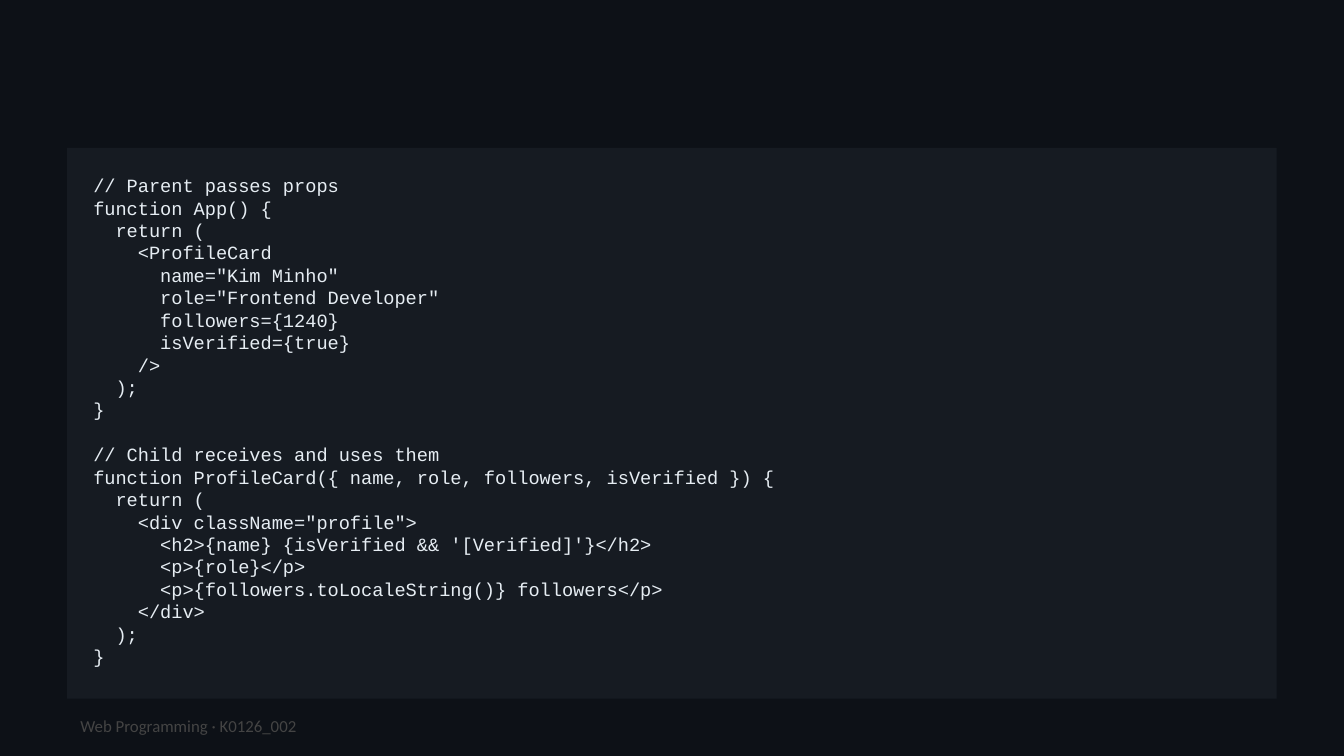
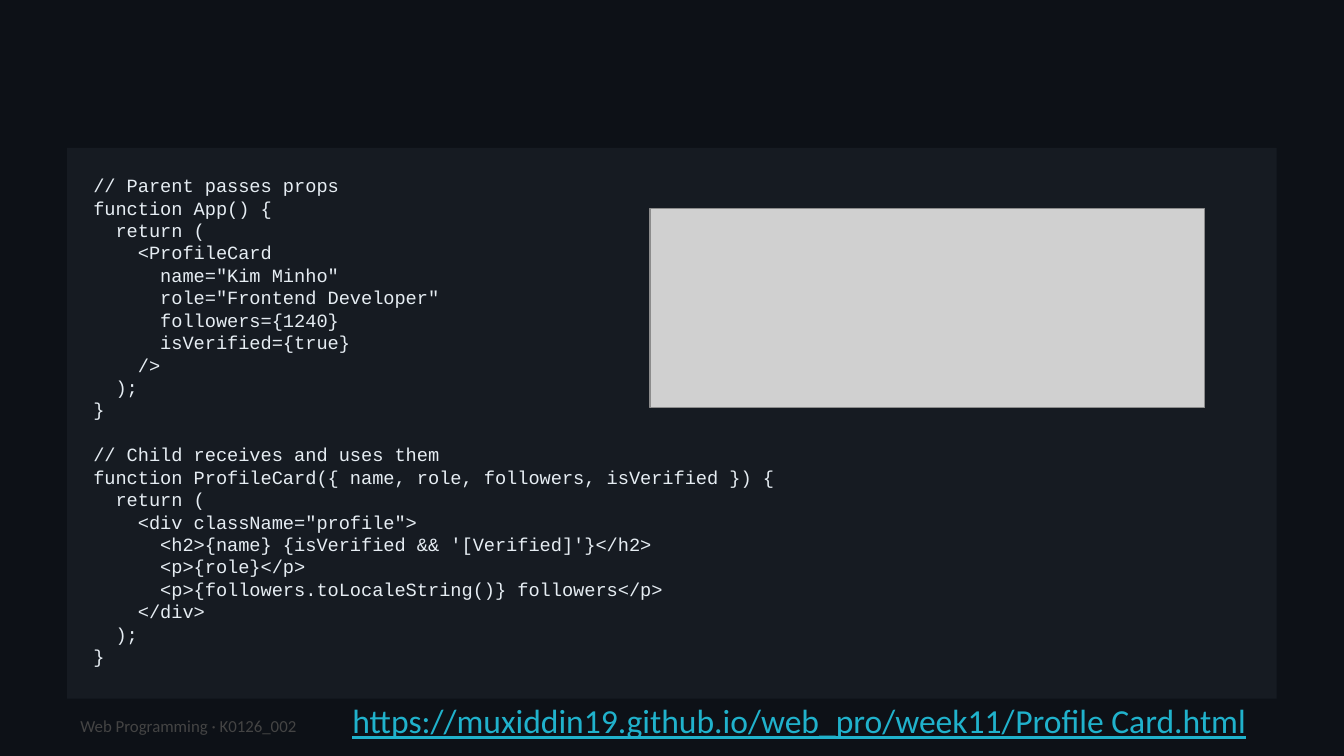
Before and after one commit to muxiddin19/WebPro, a slide deck: slide 10 of week10/WebPro_Week11_Fri_ReactProps_v1.pptx. Drawn at 1344x756 pixels with LibreOffice and Linux fonts; fonts in the diff are those of the drawing; grey boxes stand for pictures. Boxes give left, top, right and bottom in pixels: in the first picture for what was removed or moved away, otherwise in the second. Text is boxed around its words. In the diff, an @@ line names an element or a change of style, - is before the commit and + after.

```diff
--- a/week10/WebPro_Week11_Fri_ReactProps_v1.pptx
+++ b/week10/WebPro_Week11_Fri_ReactProps_v1.pptx
@@ picture added at bbox=[650, 208, 1206, 407] @@
@@ text added at bbox=[352, 709, 1245, 739], 18 pt, text #20B2CC, underline @@
+https://muxiddin19.github.io/web_pro/week11/Profile Card.html
```
Also in this commit, not shown: 17 other slides changed, 3 slides added, 3 slides removed, 2 other files.
